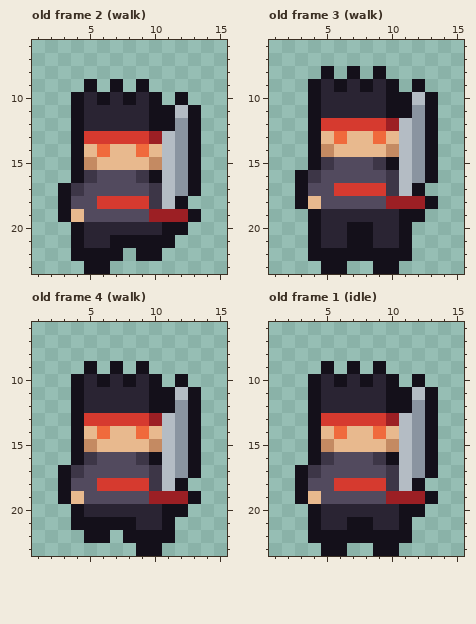
One commit to this pixel-art file: art/bodies/demonic.aseprite. The picture above is the old version.
16x24 pixels, 5 frames. Shown: old frame 2 (walk): x 1..15, y 6..23; old frame 3 (walk): x 1..15, y 6..23; old frame 4 (walk): x 1..15, y 6..23; old frame 1 (idle): x 1..15, y 6..23. The commit also changed other frames, which this record leaves out.
After:
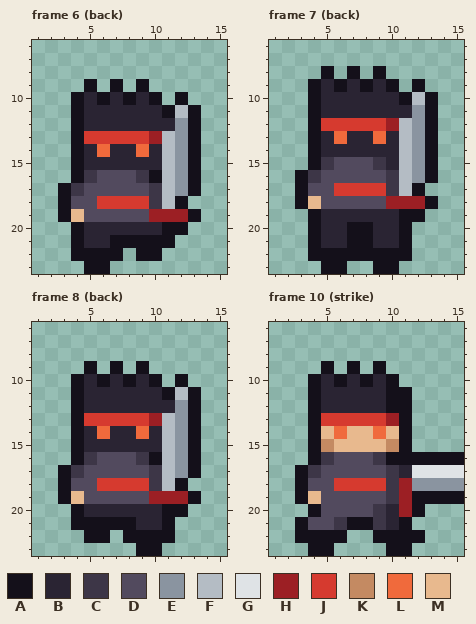
Palette (. is transparent): A #14101a  B #2a2433  C #3d3647  D #524a5e  E #8a94a0  F #b4bcc4  G #dfe3e6  H #9c1f24  J #d63a2f  K #c48a62  L #f06a3c  M #e8b98e
A new or re-ordered frame is compared with the old frame closest to it.
Changes in this commit:
frames 5 -> 22
Frame 6 (back) is new; against old frame 2 (walk):
Colour B replaces colour A in row 11 at x 10; in row 12 at x 10 to 11.
Colour B replaces colour K in row 15 at x 5 and 10.
Colour B replaces colour M in row 14 at x 5, 7 to 8 and 10; in row 15 at x 6 to 9.
Frame 7 (back) is new; against old frame 3 (walk):
Colour B replaces colour A in row 10 at x 10; in row 11 at x 10 to 11; in row 15 at x 10.
Colour B replaces colour K in row 14 at x 5 and 10.
Colour B replaces colour M in row 13 at x 5, 7 to 8 and 10; in row 14 at x 6 to 9.
Frame 8 (back) is new; against old frame 4 (walk): the same change as frame 6 (back)
Frame 10 (strike) is new; against old frame 1 (idle):
Colour A is added in row 16 at x 14 to 15; in row 19 at x 14 to 15; in row 21 at x 3; in row 22 at x 3 and 12; in row 23 at x 4 and 11.
Colour A replaces colour E in row 16 at x 12.
Colour A replaces colour F in rows 13 to 16 at x 11.
Colour A replaces colour H in row 19 at x 12.
Colour B replaces colour F in row 17 at x 11.
Colour C replaces colour B in row 20 at x 9; in row 21 at x 6 and 9.
Colour C replaces colour H in row 19 at x 10.
Colour D replaces colour A in row 21 at x 4.
Colour D replaces colour B in row 20 at x 5 to 8; in row 21 at x 5.
Colour E is added in row 18 at x 13 to 15.
Colour E replaces colour A in row 18 at x 12.
Colour G is added in row 17 at x 14 to 15.
Colour G replaces colour A in row 17 at x 13.
Colour G replaces colour E in row 17 at x 12.
Colour H replaces colour A in row 20 at x 11.
Colour H replaces colour F in row 18 at x 11.
The edit erases colour A in row 10 at x 12; in rows 11 to 15 at x 13; in row 22 at x 7 to 8; in row 23 at x 6 and 9.
The edit erases colour E in rows 12 to 15 at x 12.
The edit erases colour F in row 11 at x 12.
Boxes around the changes in both pictures, in picture pixels (x1, y1, x2, y2):
changed: (84, 105, 175, 170)
changed: (321, 92, 412, 170)
changed: (84, 387, 175, 452)
changed: (295, 374, 464, 556)
